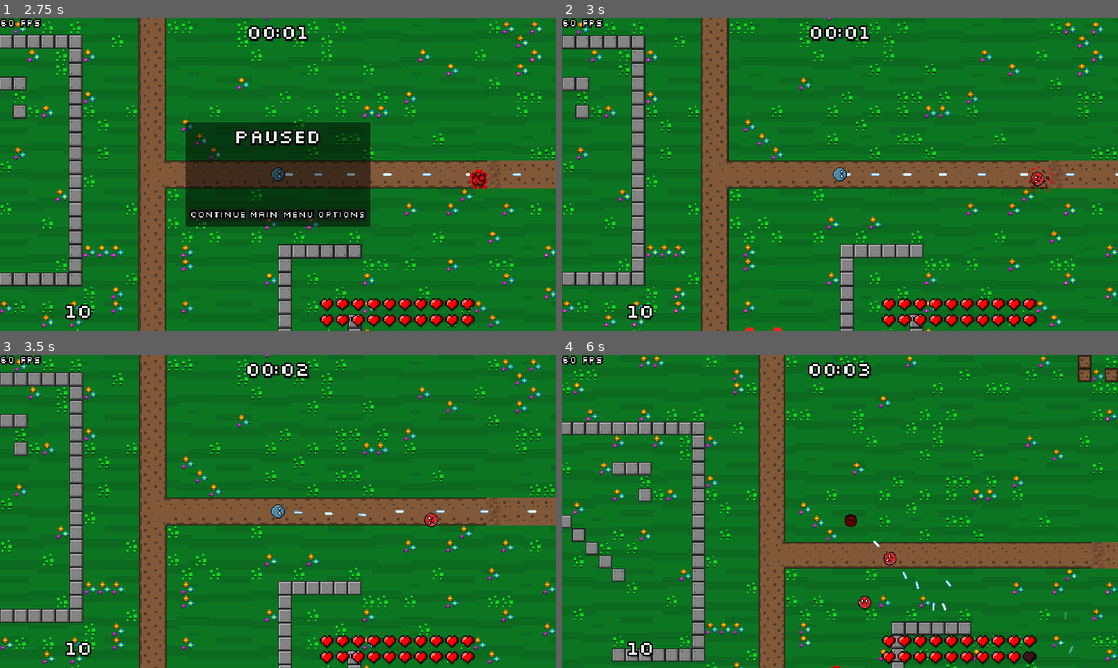
Above: before the commit, frames 1-4 (two rows, left to right).
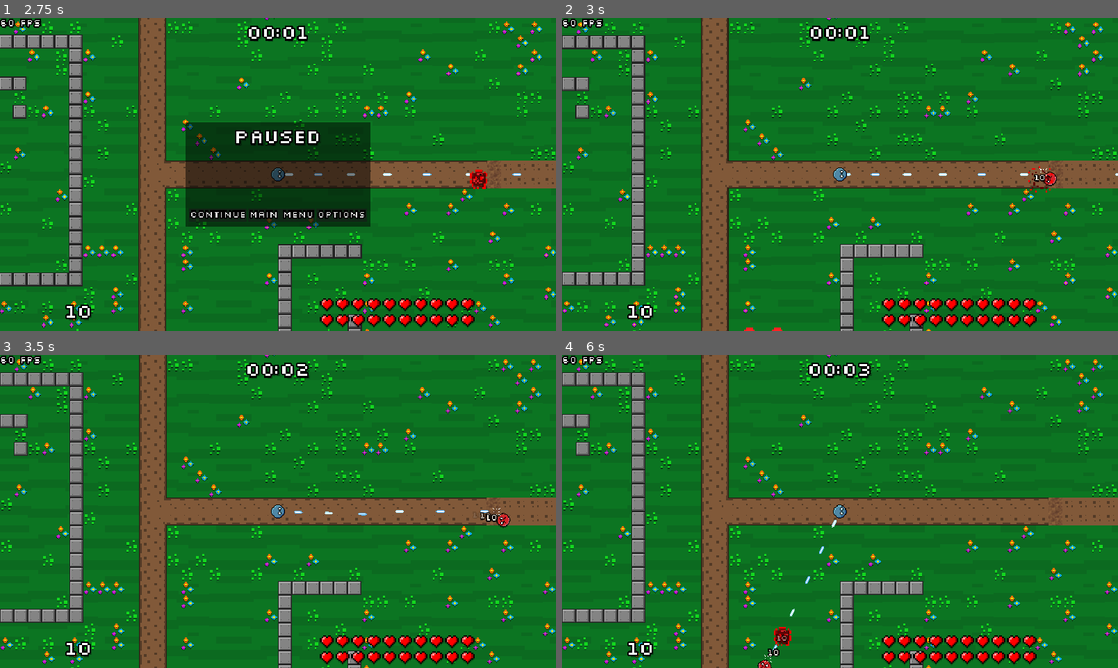
Above: after the commit, the same moments.

Repository: veprogames/top-down-incremental
Game: Godot game, scene res://main_menu/main_menu.tscn
Two runs of this game, one before a commit and one after it. Both use one fixed random seed, a clock stepped at 60 frames per second and the inputs below.
Inputs (mouse positions are in pixels of both pictures, inside the frame that each line leads up to):
- Up to frame 1 (2.75 s): click "Play" at 0.5 s; move the mouse to (305, 174) at 1.27 s; move the mouse to (250, 174) at 2.02 s; hold Escape (game_back) from 2.03 s (still down)
- Up to frame 2 (3 s): release Escape (game_back) at 2.75 s; click "Continue" at 2.75 s
- Up to frame 3 (3.5 s): no input
- Up to frame 4 (6 s): move the mouse to (851, 505) at 3.52 s; move the mouse to (834, 517) at 4.27 s; move the mouse to (878, 514) at 5.02 s; hold Escape (game_back) 5.03-5.75 s; click "Continue" at 5.75 s

Frame 1 is identical in both runs. In frame 2, 0.2% of the frame differs, in the area x 84-93%, y 48-54%; in frame 3, 0.3%; in frame 4, 35%, in the area x 0-100%, y 0-100%.
Error before the commit: Invalid access to property or key 'did_hit' on a base object of type 'Area2D (BulletPlayer)'. (res://enemy/enemy.gd:155)

Commit message:
bullet hit check

Diff:
--- a/bullet/player/bullet_player.gd
+++ b/bullet/player/bullet_player.gd
@@ -13,6 +13,8 @@
 const SPEED_MULTIPLIER_BASE: float = 1.5
 const SPEED_MULTIPLIER_ACCELERATION: float = 1.0
 var speed_multiplier: float = SPEED_MULTIPLIER_BASE
+
+var did_hit: bool = false
 
 var raycast_timer: float = 0.0
 
